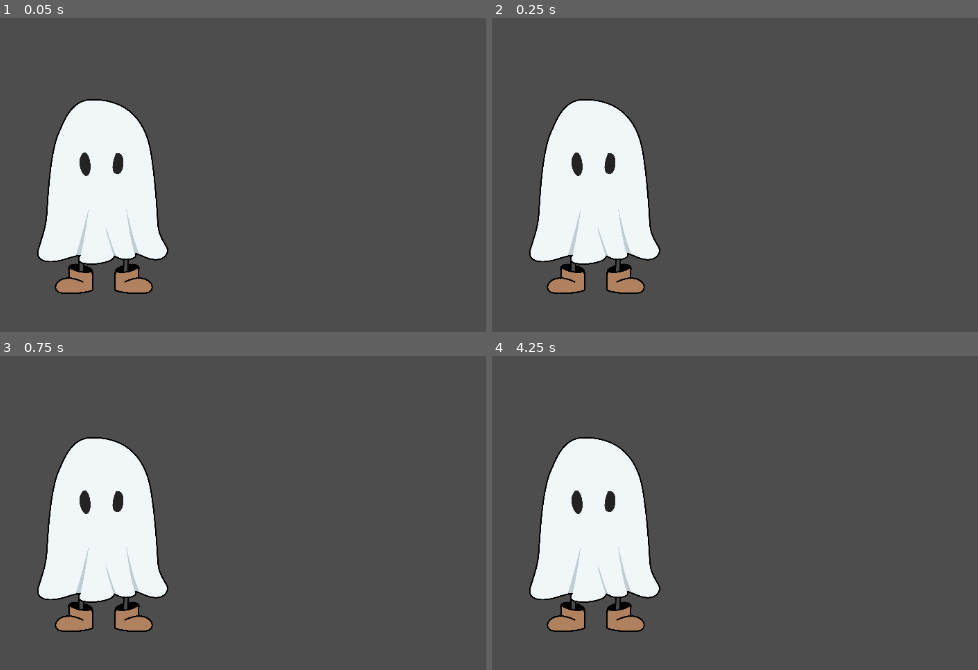
Above: before the commit, frames 1-4 (two rows, left to right).
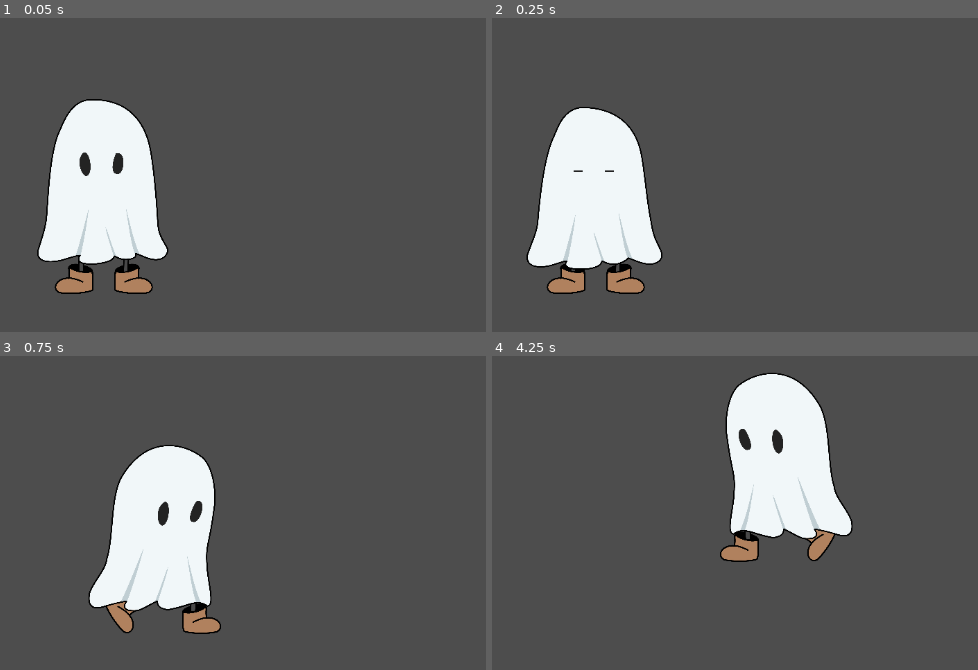
Above: after the commit, the same moments.

Repository: gerlyntan07/Light-Shop_Game
Game: Godot game, scene res://player.tscn
Same seed, same stepped clock (60 frames per second), same inputs: the game is played once before the commit and once after it.
Inputs:
- Up to frame 1 (0.05 s): no input
- Up to frame 2 (0.25 s): no input
- Up to frame 3 (0.75 s): hold Right (move_right, bound only after the commit) from 0.53 s (still down)
- Up to frame 4 (4.25 s): release Right (move_right, bound only after the commit) at 1.28 s; hold Down (move_down, bound only after the commit) 1.28-2.03 s; hold Right (move_right, bound only after the commit) 2.03-2.78 s; hold Up (move_up, bound only after the commit) 2.78-3.53 s; hold Left (move_left, bound only after the commit) from 3.53 s (still down)

Frame 1 is identical in both runs. In frame 2, 2.1% of the frame differs, in the area x 6-36%, y 25-81%; in frame 3, 15%; in frame 4, 23%, in the area x 7-75%, y 5-88%.

Commit message:
Add script for idle and walk. Character can go anywhere in the game area

Diff:
--- /dev/null
+++ b/light-shop/player.gd
@@ -0,0 +1,35 @@
+extends Area2D
+
+@export var SPEED = 400
+var screen_size
+
+func _ready():
+	screen_size = get_viewport_rect().size
+
+func _process(delta):
+	var velocity = Vector2.ZERO
+	if Input.is_action_pressed("move_right"):
+		velocity.x += 1
+	if Input.is_action_pressed("move_left"):
+		velocity.x -= 1
+	if Input.is_action_pressed("move_up"):
+		velocity.y -= 1
+	if Input.is_action_pressed("move_down"):
+		velocity.y += 1
+
+	if velocity.length() > 0:
+		velocity = velocity.normalized() * SPEED
+		$AnimatedSprite2D.play()
+	else:
+		$AnimatedSprite2D.play("idle")
+
+	position += velocity * delta
+	position = position.clamp(Vector2.ZERO, screen_size)
+
+	if velocity.x != 0:
+		$AnimatedSprite2D.animation = "walk"
+		$AnimatedSprite2D.flip_v = false
+		$AnimatedSprite2D.flip_h = velocity.x < 0
+	elif velocity.y != 0:
+		$AnimatedSprite2D.animation = "walk"
+		$AnimatedSprite2D.flip_v = velocity.x > 0
--- a/light-shop/player.tscn
+++ b/light-shop/player.tscn
@@ -1,6 +1,7 @@
-[gd_scene load_steps=7 format=3 uid="uid://c2evpsjqyhkif"]
+[gd_scene load_steps=9 format=3 uid="uid://c2evpsjqyhkif"]
 
 [ext_resource type="Texture2D" uid="uid://d1d23smrdktn2" path="res://light shop assets/idle-eyes-opened.png" id="1_4h3ss"]
+[ext_resource type="Script" path="res://player.gd" id="1_m1bqu"]
 [ext_resource type="Texture2D" uid="uid://b3dcudte8blng" path="res://light shop assets/idle-eyes-closed.png" id="3_65xuh"]
 [ext_resource type="Texture2D" uid="uid://ga5o8nc1x6qf" path="res://light shop assets/walk1.png" id="3_jp0db"]
 [ext_resource type="Texture2D" uid="uid://bc33qvd2jaln1" path="res://light shop assets/walk2.png" id="4_0fefl"]
@@ -34,8 +35,12 @@
 "speed": 6.0
 }]
 
-[node name="Area2D" type="Area2D"]
+[sub_resource type="RectangleShape2D" id="RectangleShape2D_403ri"]
+size = Vector2(174, 279)
+
+[node name="Player" type="Area2D"]
 position = Vector2(598, 452)
+script = ExtResource("1_m1bqu")
 metadata/_edit_group_ = true
 
 [node name="AnimatedSprite2D" type="AnimatedSprite2D" parent="."]
@@ -43,3 +48,7 @@
 sprite_frames = SubResource("SpriteFrames_ss6jg")
 animation = &"idle"
 frame_progress = 0.896705
+
+[node name="CollisionShape2D" type="CollisionShape2D" parent="."]
+position = Vector2(1, 0.5)
+shape = SubResource("RectangleShape2D_403ri")
--- a/light-shop/project.godot
+++ b/light-shop/project.godot
@@ -14,3 +14,26 @@
 run/main_scene="res://player.tscn"
 config/features=PackedStringArray("4.3", "Forward Plus")
 config/icon="res://icon.svg"
+
+[input]
+
+move_left={
+"deadzone": 0.5,
+"events": [Object(InputEventKey,"resource_local_to_scene":false,"resource_name":"","device":0,"window_id":0,"alt_pressed":false,"shift_pressed":false,"ctrl_pressed":false,"meta_pressed":false,"pressed":false,"keycode":0,"physical_keycode":4194319,"key_label":0,"unicode":0,"location":0,"echo":false,"script":null)
+]
+}
+move_right={
+"deadzone": 0.5,
+"events": [Object(InputEventKey,"resource_local_to_scene":false,"resource_name":"","device":0,"window_id":0,"alt_pressed":false,"shift_pressed":false,"ctrl_pressed":false,"meta_pressed":false,"pressed":false,"keycode":0,"physical_keycode":4194321,"key_label":0,"unicode":0,"location":0,"echo":false,"script":null)
+]
+}
+move_up={
+"deadzone": 0.5,
+"events": [Object(InputEventKey,"resource_local_to_scene":false,"resource_name":"","device":0,"window_id":0,"alt_pressed":false,"shift_pressed":false,"ctrl_pressed":false,"meta_pressed":false,"pressed":false,"keycode":0,"physical_keycode":4194320,"key_label":0,"unicode":0,"location":0,"echo":false,"script":null)
+]
+}
+move_down={
+"deadzone": 0.5,
+"events": [Object(InputEventKey,"resource_local_to_scene":false,"resource_name":"","device":0,"window_id":0,"alt_pressed":false,"shift_pressed":false,"ctrl_pressed":false,"meta_pressed":false,"pressed":false,"keycode":0,"physical_keycode":4194322,"key_label":0,"unicode":0,"location":0,"echo":false,"script":null)
+]
+}
